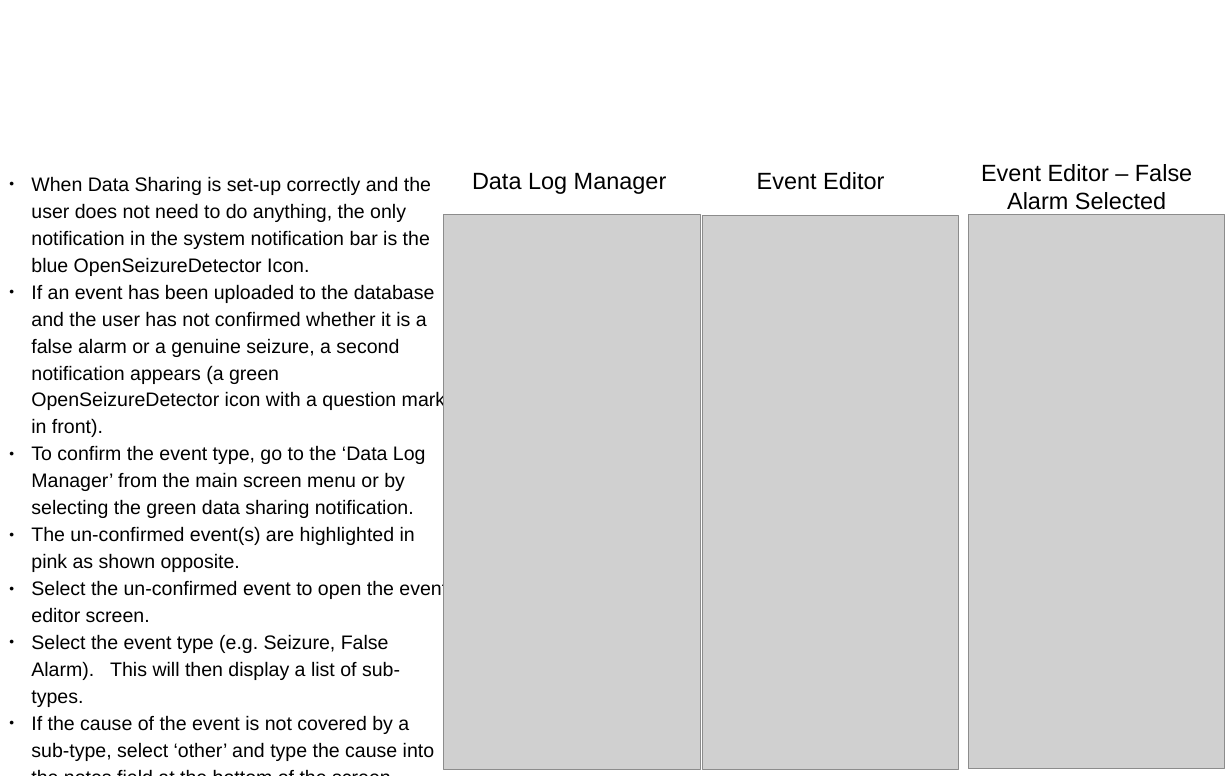
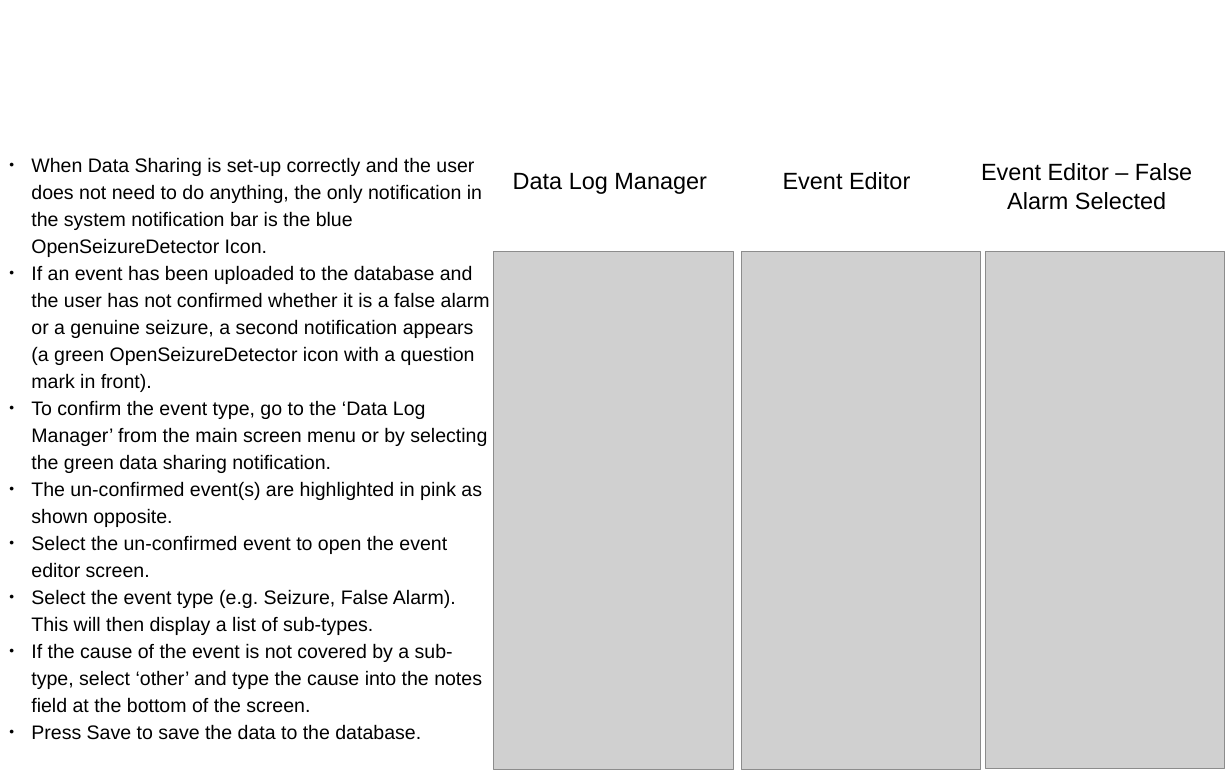
Before and after one commit to OpenSeizureDetector/Android_Pebble_SD, a slide deck: slide 30 of doc/Installation_Instructions_1C.pptx (slide 28 before the commit). Drawn at 1232x776 pixels with LibreOffice and Linux fonts; fonts in the diff are those of the drawing; grey boxes stand for pictures; background and template pictures are left out. Boxes give left, top, right and bottom in pixels: in the first picture for what was removed or moved away, otherwise in the second. Text is boxed around its words. In the diff, an @@ line names an element or a change of style, - is before the commit and + after.

```diff
--- a/doc/Installation_Instructions_1C.pptx
+++ b/doc/Installation_Instructions_1C.pptx
@@ text "When Data Sharing is set-up ..." rewrapped from (x1=31, y1=176, x2=447, y2=761) to (x1=31, y1=157, x2=490, y2=740) @@
@@ text "Data Log Manager" moved from (x1=472, y1=173, x2=667, y2=194) to (x1=513, y1=173, x2=707, y2=194) @@
@@ text "Event Editor" moved from (x1=757, y1=172, x2=884, y2=190) to (x1=783, y1=172, x2=910, y2=190) @@
@@ picture resized from (x1=443, y1=214, x2=700, y2=770) to (x1=494, y1=252, x2=733, y2=770) @@
@@ picture resized from (x1=702, y1=216, x2=959, y2=771) to (x1=741, y1=252, x2=980, y2=770) @@
@@ picture resized from (x1=968, y1=214, x2=1224, y2=769) to (x1=986, y1=252, x2=1225, y2=769) @@
```
Also in this commit, not shown: 14 other slides changed, 2 slides added.
